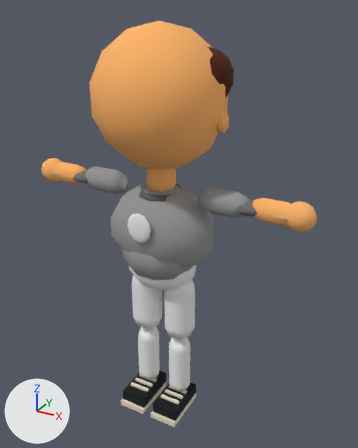
The glTF model public/v2/models/kid_penny.glb: old version first, new version second.
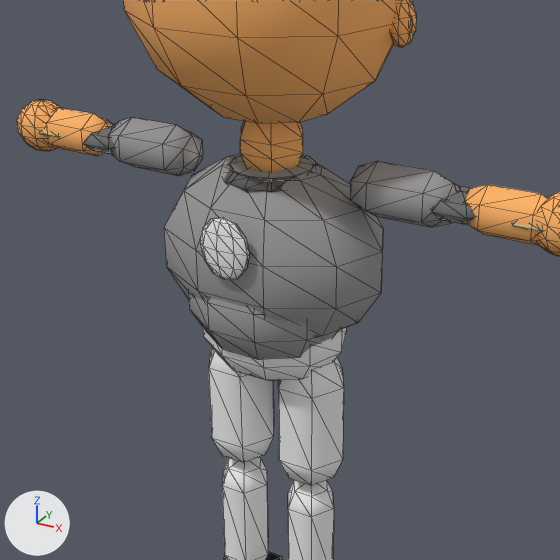
There are two pictures of each version: one whole from a 50 mm camera at (2.34, -3.91, 4.11) aimed at (0.11, 0.15, 2.08), one close up on the part from 9% to 83% of the width and 25% to 84% of the height. Every picture has the same lights, and +X, +Y and +Z are marked at lower left. The older version's two pictures come first. The close-ups show mesh edges as thin lines. Objects named as collision shapes, trigger or cutter boxes, shadow casters or lower levels of detail are left out. Vertices at exactly the same position are counted once.

Names of what the first close-up shows: 'kid_penny_LOD0'.
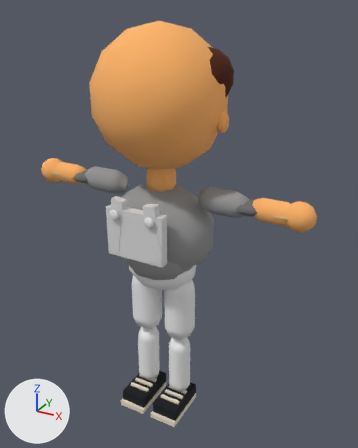
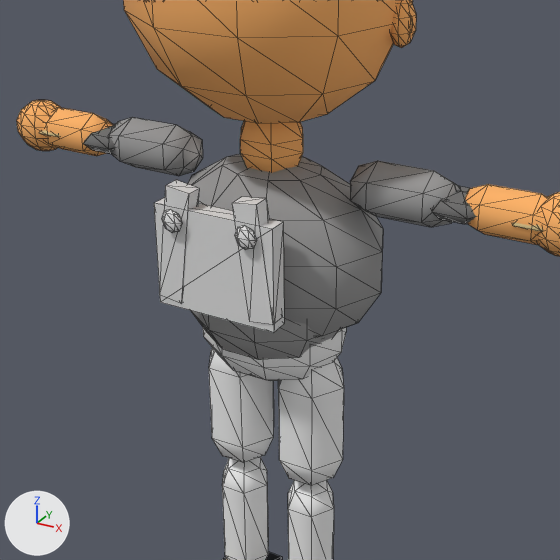
Pixel boxes [x1, y1, x2, y2] of what changed, in the close-ups (560 x 560 px):
part 1 of me_kid_penny_lod0, added
    after: [154, 198, 284, 333]
part 2 of me_kid_penny_lod0, added
    after: [161, 209, 182, 233]
part 3 of me_kid_penny_lod0, added
    after: [234, 226, 257, 250]
part 4 of me_kid_penny_lod0, deleted
    before: [224, 155, 317, 193]
part 5 of me_kid_penny_lod0, deleted
    before: [200, 217, 249, 280]
part 6 of me_kid_penny_lod0, added
    after: [159, 180, 273, 325]

The edits, one by one:
me_kid_penny_lod0 is used by ob_kid_penny_lod0; location (0.0, 0.0, 0.0).
me_kid_penny_lod0 had 1710 vertices, 2880 faces and spanned x -1.51..1.51, y -0.57..0.62, z -0.06..4.0.
me_kid_penny_lod0 now has 1617 vertices, 2706 faces and spans x -1.51..1.51, y -0.57..0.62, z -0.06..4.0.
me_kid_penny_lod0 part 1: a new loose piece, a box spanning x -0.297..0.297, y -0.506..-0.416, z 1.941..2.421, in mat_m_uniform.
me_kid_penny_lod0 part 2: a new loose piece, a UV sphere (6 segments, 4 rings, poles along z) spanning x -0.241..-0.131, y -0.552..-0.519, z 2.316..2.426, in mat_m_uniform.
me_kid_penny_lod0 part 3: a new loose piece, a UV sphere (6 segments, 4 rings, poles along z) spanning x 0.131..0.241, y -0.552..-0.519, z 2.316..2.426, in mat_m_uniform.
me_kid_penny_lod0 part 4: the loose piece of 53 vertices spanning x -0.24..0.24, y -0.24..0.24, z 2.41..2.5 is deleted.
me_kid_penny_lod0 part 5: the loose piece of 51 vertices spanning x -0.13..0.12, y -0.44..-0.39, z 2.08..2.38 is deleted.
Part 6, on me_kid_penny_lod0:
8 vertices are added at x -0.3..0.3, y -0.51, z 1.97..2.52.
8 new vertices lie (0.0, 0.08, 0.0) away from vertices in x -0.3..0.3, y -0.51, z 1.97..2.52.
24 new faces join them, mat_m_uniform.
Other edits to the shape of me_kid_penny_lod0 do not show in these pictures.
